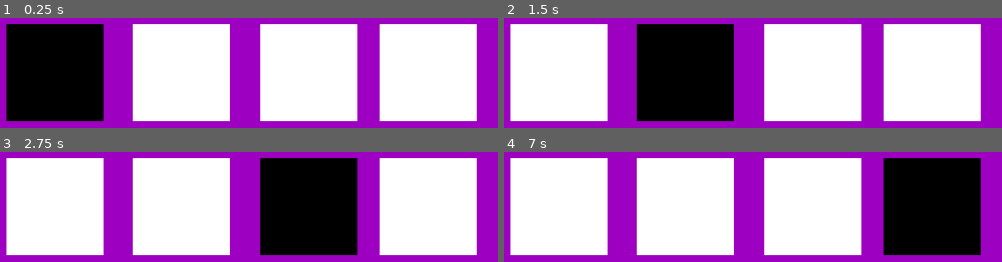
Above: before the commit, frames 1-4 (two rows, left to right).
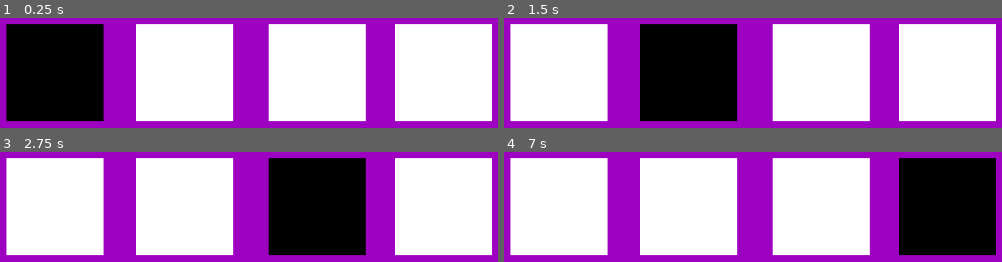
Above: after the commit, the same moments.

Repository: firesmoker/rhythmcards
Game: Godot game, scene res://game.tscn
The game is run twice, just before and just after one commit, with the same random seed, the same clock (stepped at 60 frames per second) and the same inputs.
Inputs:
- Up to frame 1 (0.25 s): no input
- Up to frame 2 (1.5 s): tap Enter at 0.5 s; tap Space at 1.25 s
- Up to frame 3 (2.75 s): no input
- Up to frame 4 (7 s): tap Enter at 2.75, 4.25 s; tap Space at 3.5, 5.75 s

The runs differ from the first frame. In frame 1, 10% of the frame differs, in the area x 26-99%, y 5-95%; in frame 2, 10%; in frame 3, 10%; in frame 4, 10%.

Commit message:
note dictionary instead of multiple arrays

Diff:
--- a/game.tscn
+++ b/game.tscn
@@ -1,7 +1,7 @@
-[gd_scene load_steps=7 format=3 uid="uid://c386ovsjclktc"]
+[gd_scene load_steps=5 format=3 uid="uid://c386ovsjclktc"]
 
 [ext_resource type="Script" uid="uid://j3wnbwulmccx" path="res://scripts/game.gd" id="1_80nbo"]
-[ext_resource type="Script" uid="uid://c8pcuirbyobp8" path="res://scripts/note_card.gd" id="2_e2o6t"]
+[ext_resource type="PackedScene" uid="uid://degsnrielqyat" path="res://scenes/note_card.tscn" id="2_e2o6t"]
 
 [sub_resource type="StyleBoxFlat" id="StyleBoxFlat_e2o6t"]
 bg_color = Color(0.616551, 0.001236, 0.758741, 1)
@@ -9,13 +9,7 @@
 [sub_resource type="Theme" id="Theme_feb5d"]
 Panel/styles/panel = SubResource("StyleBoxFlat_e2o6t")
 
-[sub_resource type="StyleBoxFlat" id="StyleBoxFlat_80nbo"]
-bg_color = Color(1, 1, 1, 1)
-
-[sub_resource type="Theme" id="Theme_e2o6t"]
-Panel/styles/panel = SubResource("StyleBoxFlat_80nbo")
-
-[node name="Game" type="Control" node_paths=PackedStringArray("note_cards")]
+[node name="Game" type="Control"]
 layout_mode = 3
 anchors_preset = 15
 anchor_right = 1.0
@@ -23,7 +17,6 @@
 grow_horizontal = 2
 grow_vertical = 2
 script = ExtResource("1_80nbo")
-note_cards = [NodePath("CanvasLayer/NoteCard1"), NodePath("CanvasLayer/NoteCard2"), NodePath("CanvasLayer/NoteCard3"), NodePath("CanvasLayer/NoteCard4")]
 
 [node name="CanvasLayer" type="CanvasLayer" parent="."]
 
@@ -35,42 +28,22 @@
 grow_vertical = 2
 theme = SubResource("Theme_feb5d")
 
-[node name="NoteCard1" type="Panel" parent="CanvasLayer"]
-offset_left = 240.0
-offset_top = 250.0
-offset_right = 380.0
-offset_bottom = 390.0
-theme = SubResource("Theme_e2o6t")
-script = ExtResource("2_e2o6t")
-notes = Array[float]([0.125, 0.125])
+[node name="NoteCard1" parent="CanvasLayer" instance=ExtResource("2_e2o6t")]
 
-[node name="NoteCard2" type="Panel" parent="CanvasLayer"]
-offset_left = 422.0
-offset_top = 250.0
-offset_right = 562.0
-offset_bottom = 390.0
-theme = SubResource("Theme_e2o6t")
-script = ExtResource("2_e2o6t")
+[node name="NoteCard2" parent="CanvasLayer" instance=ExtResource("2_e2o6t")]
+offset_left = 427.0
+offset_right = 567.0
 notes = Array[float]([0.25])
 beat_num = 2
 
-[node name="NoteCard3" type="Panel" parent="CanvasLayer"]
-offset_left = 606.0
-offset_top = 250.0
-offset_right = 746.0
-offset_bottom = 390.0
-theme = SubResource("Theme_e2o6t")
-script = ExtResource("2_e2o6t")
-notes = Array[float]([0.125, 0.125])
+[node name="NoteCard3" parent="CanvasLayer" instance=ExtResource("2_e2o6t")]
+offset_left = 618.0
+offset_right = 758.0
 beat_num = 3
 
-[node name="NoteCard4" type="Panel" parent="CanvasLayer"]
-offset_left = 778.0
-offset_top = 250.0
-offset_right = 918.0
-offset_bottom = 390.0
-theme = SubResource("Theme_e2o6t")
-script = ExtResource("2_e2o6t")
+[node name="NoteCard4" parent="CanvasLayer" instance=ExtResource("2_e2o6t")]
+offset_left = 800.0
+offset_right = 940.0
 notes = Array[float]([0.25])
 beat_num = 4
 
--- /dev/null
+++ b/scenes/note_card.tscn
@@ -0,0 +1,18 @@
+[gd_scene load_steps=4 format=3 uid="uid://degsnrielqyat"]
+
+[ext_resource type="Script" uid="uid://c8pcuirbyobp8" path="res://scripts/note_card.gd" id="1_43uvi"]
+
+[sub_resource type="StyleBoxFlat" id="StyleBoxFlat_80nbo"]
+bg_color = Color(1, 1, 1, 1)
+
+[sub_resource type="Theme" id="Theme_e2o6t"]
+Panel/styles/panel = SubResource("StyleBoxFlat_80nbo")
+
+[node name="NoteCard1" type="Panel"]
+offset_left = 240.0
+offset_top = 250.0
+offset_right = 380.0
+offset_bottom = 390.0
+theme = SubResource("Theme_e2o6t")
+script = ExtResource("1_43uvi")
+notes = Array[float]([0.125, 0.125])
--- a/scripts/game.gd
+++ b/scripts/game.gd
@@ -9,8 +9,8 @@
 var tempo: float = 60
 var round_duration: float
 var elapsed_round_time: float = 0
-@export var note_cards: Array[Panel]
-@onready var note_card_1: Panel = $CanvasLayer/NoteCard1
+#@export var note_cards: Array[Panel]
+#@onready var note_card_1: Panel = $CanvasLayer/NoteCard1
 signal beat_signal
 signal round_changed
 
@@ -41,19 +41,19 @@
 
 func _on_beat_signal(beat_num: int) -> void:
 	pass
-
-func clear_cards_visuals() -> void:
-	for card in note_cards:
-		card.modulate = Color.WHITE
-
-func higlight_card(num: int) -> void:
-	note_cards[num].modulate = Color.BLACK
-
-func choose_max_active_card() -> void:
-	pass
-
-func enable_card(card_num: int) -> void:
-	if card_num in note_cards:
-		note_cards[card_num].active = true
-	else:
-		push_error("no card with num " + str(card_num))
+#
+#func clear_cards_visuals() -> void:
+	#for card in note_cards:
+		#card.modulate = Color.WHITE
+#
+#func higlight_card(num: int) -> void:
+	#note_cards[num].modulate = Color.BLACK
+#
+#func choose_max_active_card() -> void:
+	#pass
+#
+#func enable_card(card_num: int) -> void:
+	#if card_num in note_cards:
+		#note_cards[card_num].active = true
+	#else:
+		#push_error("no card with num " + str(card_num))
--- a/scripts/note_card.gd
+++ b/scripts/note_card.gd
@@ -44,7 +44,8 @@
 	game = find_parent("Game")
 	if game != null:
 		game.beat_signal.connect(toggle_by_beat)
-		game.round_changed.connect(set_note_timings.bind(notes))
+		#game.round_changed.connect(set_note_timings.bind(notes))
+		game.round_changed.connect(construct_notes_dictionary.bind(notes))
 	construct_notes_dictionary(notes)
 	#reset_note_triggers()
 	#for note in notes:
@@ -59,9 +60,17 @@
 				notes_triggered[count] = true
 		count += 1
 
+func automatic_note_play_dictionary(time: float) -> void:
+	for i in range(notes_dictionary.size()):
+		if notes_dictionary[i]["status"] == note_status_types.INACTIVE:
+			if time >= notes_dictionary[i]["timing"]:
+				print("dict triggerd " + str(notes_dictionary[i]["timing"]))
+				notes_dictionary[i]["status"] = note_status_types.PLAYED
+
 func _process(delta: float) -> void:
 	if active:
-		automatic_note_play(game.elapsed_round_time)
+		#automatic_note_play(game.elapsed_round_time)
+		automatic_note_play_dictionary(game.elapsed_round_time)
 
 func set_note_timings(notes_array: Array = notes) -> void:
 	note_timings.clear()
